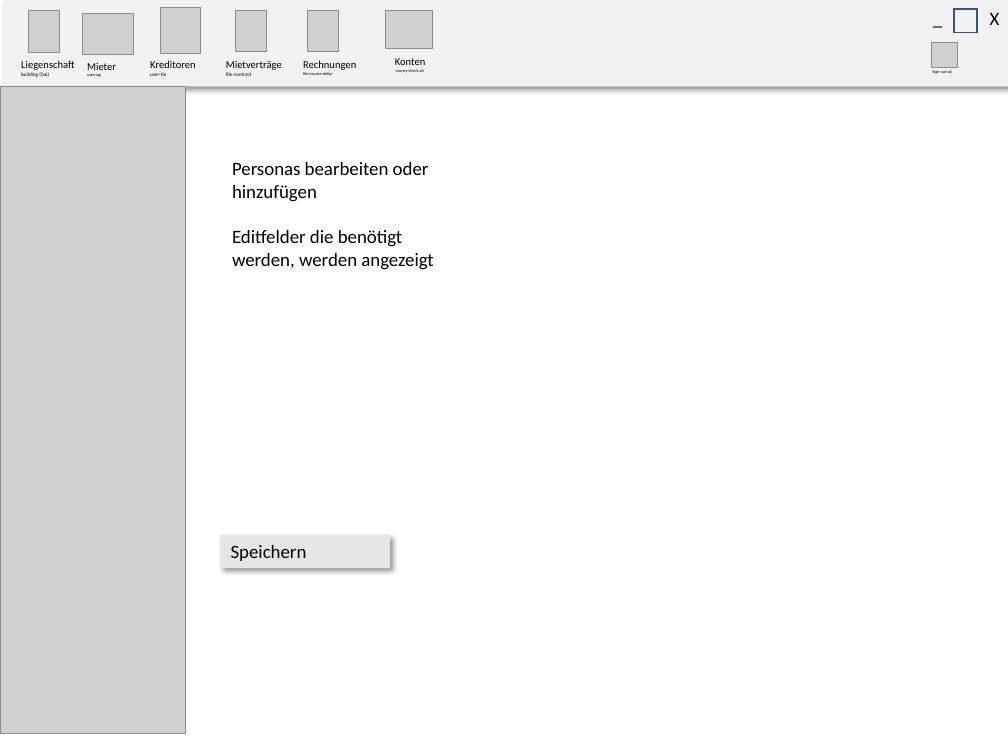
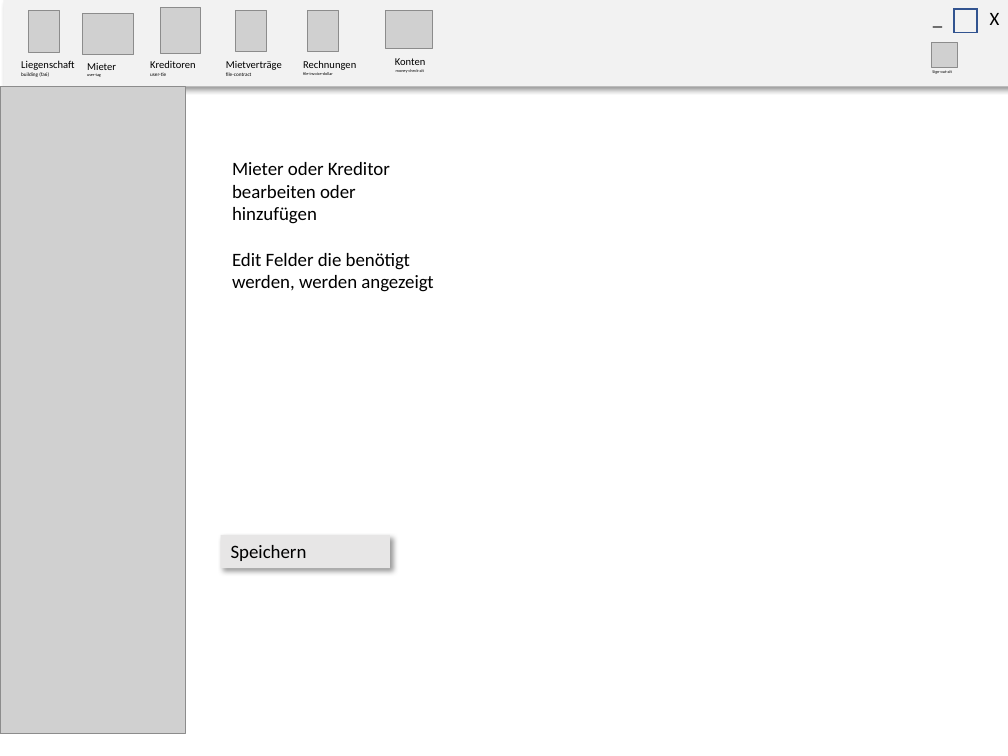
Before and after one commit to sirtheta/ImmoGlobal_Semesterarbeit, a slide deck: slide 7 of docs/GUI-Design.pptx. Drawn at 1008x756 pixels with LibreOffice and Linux fonts; fonts in the diff are those of the drawing; grey boxes stand for pictures. Boxes give left, top, right and bottom in pixels: in the first picture for what was removed or moved away, otherwise in the second. Text is boxed around its words. In the diff, an @@ line names an element or a change of style, - is before the commit and + after.

```diff
--- a/docs/GUI-Design.pptx
+++ b/docs/GUI-Design.pptx
@@ text at [232,162,433,292]: text changed @@
-Personas bearbeiten oder hinzufügen
-Editfelder die benötigt werden, werden angezeigt
+Mieter oder Kreditor bearbeiten oder hinzufügen
+Edit Felder die benötigt werden, werden angezeigt
```
Also in this commit, not shown: 4 other files.
